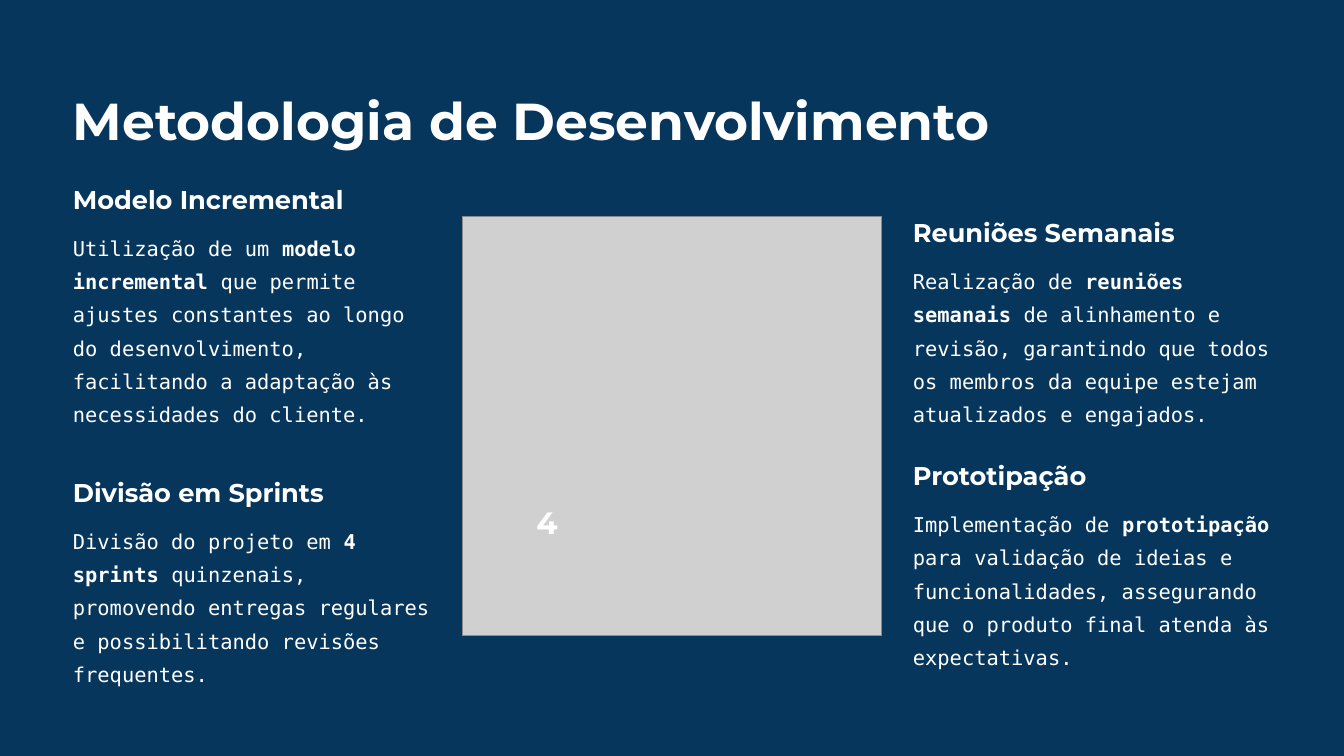
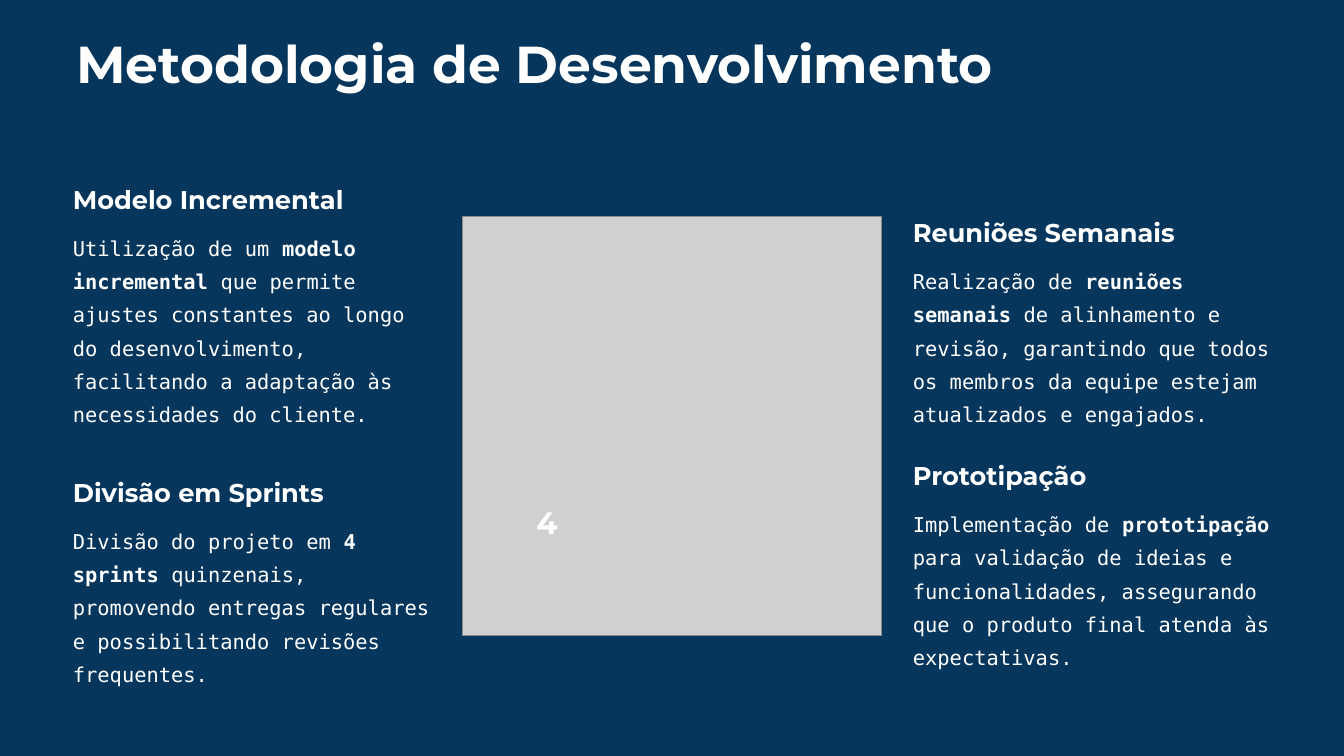
Before and after one commit to mancijo/UpDesk, a slide deck: slide 8 of Apresentacao/UpDesk-Sistema-de-Chamados-com-IA.pptx (slide 7 before the commit). Drawn at 1344x756 pixels with LibreOffice and Linux fonts; fonts in the diff are those of the drawing; grey boxes stand for pictures; background and template pictures are left out; a plain dark background stands for a picture behind light text. Boxes give left, top, right and bottom in pixels: in the first picture for what was removed or moved away, otherwise in the second. Text is boxed around its words. In the diff, an @@ line names an element or a change of style, - is before the commit and + after.

```diff
--- a/Apresentacao/UpDesk-Sistema-de-Chamados-com-IA.pptx
+++ b/Apresentacao/UpDesk-Sistema-de-Chamados-com-IA.pptx
@@ text "Metodologia de Desenvolvimento": place and size @@
-text "Metodologia de Desenvolvimento" at <box>73,99,990,151</box>
+text "Metodologia de Desenvolvimento" at <box>76,42,993,94</box>
```
Also in this commit, not shown: 9 other slides changed, 1 slide added.
